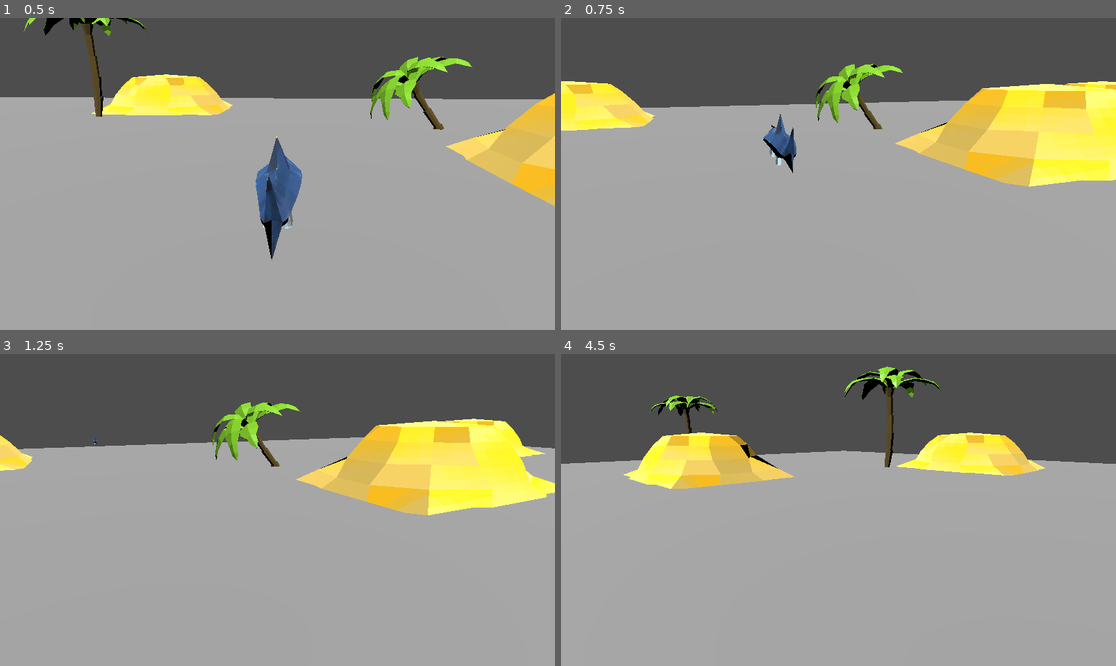
Above: before the commit, frames 1-4 (two rows, left to right).
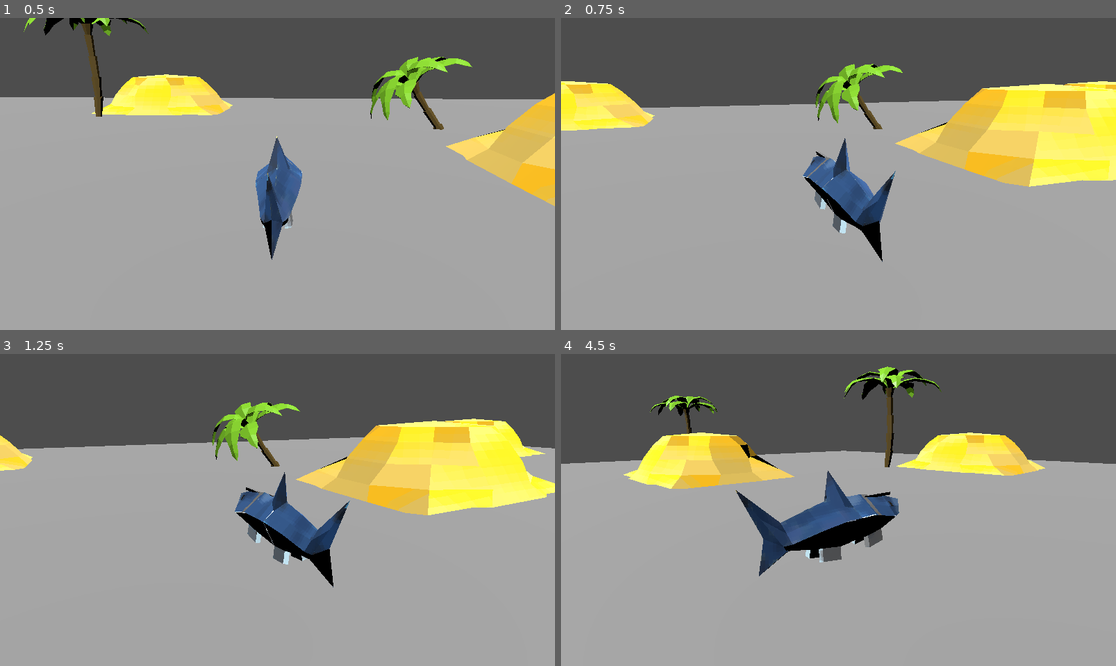
Above: after the commit, the same moments.

Repository: wallysaurus/shark-gaem
Game: Godot game, scene res://camera_3d.tscn
Two runs of this game, one before a commit and one after it. Both use one fixed random seed, a clock stepped at 60 frames per second and the inputs below.
Inputs (mouse positions are in pixels of both pictures, inside the frame that each line leads up to):
- Up to frame 1 (0.5 s): no input
- Up to frame 2 (0.75 s): tap Enter (ui_accept) at 0.5 s; move the mouse to (866, 174) at 0.52 s; hold Up (ui_up) from 0.53 s (still down); hold F from 0.53 s (still down); click (866, 174) at 0.67 s
- Up to frame 3 (1.25 s): keep holding Up (ui_up); keep holding F; tap Enter (ui_accept) at 0.77 s
- Up to frame 4 (4.5 s): keep holding Up (ui_up); move the mouse to (810, 510) at 1.27 s; release F at 1.28 s; tap Space at 1.35, 2.85, 4.35 s; tap Enter (ui_accept) at 1.52, 2, 2.75, 3.02, 3.5, 3.77, 4.25 s; move the mouse to (849, 503) at 2.02 s; hold F 2.03-2.78 s; move the mouse to (832, 516) at 2.77 s; click (832, 516) at 2.92 s; move the mouse to (877, 513) at 3.52 s; hold F 3.53-4.28 s; move the mouse to (794, 506) at 4.27 s

Frame 1 is identical in both runs. In frame 2, 3.1% of the frame differs, in the area x 36-61%, y 30-79%; in frame 3, 2.8%; in frame 4, 4.0%, in the area x 31-61%, y 37-72%.

Commit message:
movement script

Diff:
--- a/GodotProject/PlayerMovement.gd
+++ b/GodotProject/PlayerMovement.gd
@@ -1,5 +1,5 @@
 extends RigidBody3D
-
+@onready var Player : RigidBody3D = $"."
 
 # Called when the node enters the scene tree for the first time.
 func _ready():
@@ -8,4 +8,8 @@
 
 # Called every frame. 'delta' is the elapsed time since the previous frame.
 func _process(delta):
-	apply_central_force(Input.get_action_strength("ui_up") * Vector3.FORWARD * 12000.0 * delta)
+	Player.apply_central_impulse(Input.get_action_strength("forward") * Vector3.FORWARD * 25.0 * delta)
+	Player.apply_central_impulse(Input.get_action_strength("left") * Vector3.LEFT * 25.0 * delta)
+	Player.apply_central_impulse(Input.get_action_strength("right") * Vector3.RIGHT * 25.0 * delta)
+	Player.apply_central_impulse(Input.get_action_strength("backward") * -Vector3.FORWARD * 25.0 * delta)
+	print(Player.global_position)
--- a/GodotProject/project.godot
+++ b/GodotProject/project.godot
@@ -18,3 +18,26 @@
 [editor_plugins]
 
 enabled=PackedStringArray("res://addons/phantom_camera/plugin.cfg")
+
+[input]
+
+forward={
+"deadzone": 0.5,
+"events": [Object(InputEventKey,"resource_local_to_scene":false,"resource_name":"","device":0,"window_id":0,"alt_pressed":false,"shift_pressed":false,"ctrl_pressed":false,"meta_pressed":false,"pressed":false,"keycode":0,"physical_keycode":87,"key_label":0,"unicode":0,"echo":false,"script":null)
+]
+}
+backward={
+"deadzone": 0.5,
+"events": [Object(InputEventKey,"resource_local_to_scene":false,"resource_name":"","device":0,"window_id":0,"alt_pressed":false,"shift_pressed":false,"ctrl_pressed":false,"meta_pressed":false,"pressed":false,"keycode":0,"physical_keycode":83,"key_label":0,"unicode":0,"echo":false,"script":null)
+]
+}
+left={
+"deadzone": 0.5,
+"events": [Object(InputEventKey,"resource_local_to_scene":false,"resource_name":"","device":0,"window_id":0,"alt_pressed":false,"shift_pressed":false,"ctrl_pressed":false,"meta_pressed":false,"pressed":false,"keycode":0,"physical_keycode":65,"key_label":0,"unicode":0,"echo":false,"script":null)
+]
+}
+right={
+"deadzone": 0.5,
+"events": [Object(InputEventKey,"resource_local_to_scene":false,"resource_name":"","device":0,"window_id":0,"alt_pressed":false,"shift_pressed":false,"ctrl_pressed":false,"meta_pressed":false,"pressed":false,"keycode":0,"physical_keycode":68,"key_label":0,"unicode":0,"echo":false,"script":null)
+]
+}
